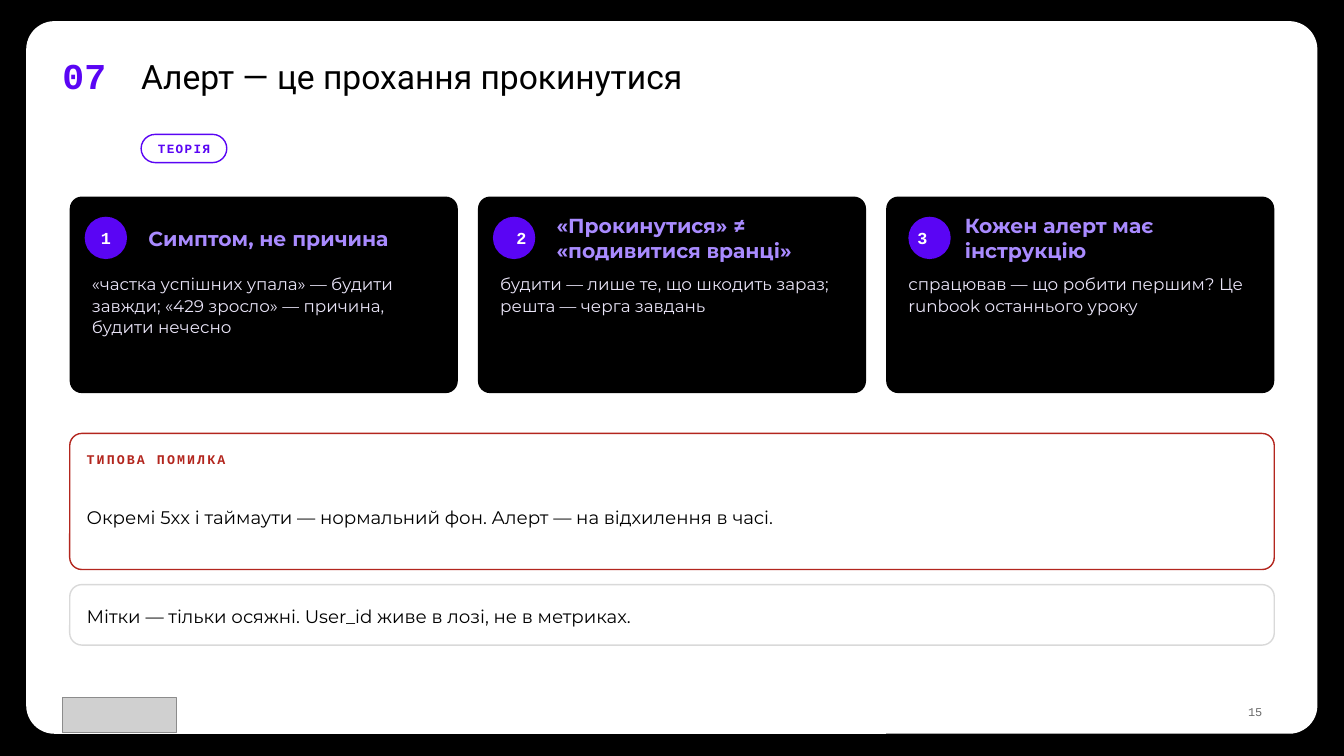
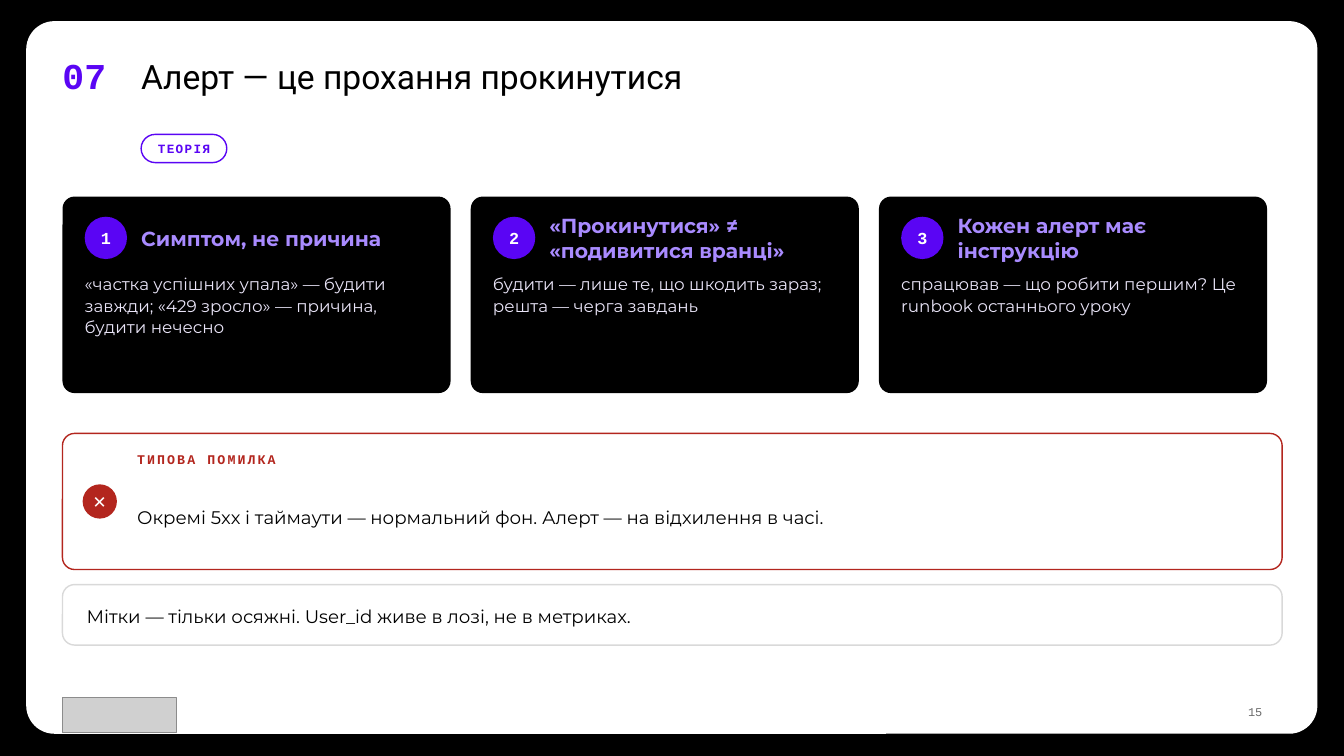
Before and after one commit to TarasFedorenkoFTV/llmops-bootcamp, a slide deck: slide 15 of docs/decks/L09.pptx. Drawn at 1344x756 pixels with LibreOffice and Linux fonts; fonts in the diff are those of the drawing; grey boxes stand for pictures; background and template pictures are left out. Boxes give left, top, right and bottom in pixels: in the first picture for what was removed or moved away, otherwise in the second. Text is boxed around its words. In the diff, an @@ line names an element or a change of style, - is before the commit and + after.

```diff
--- a/docs/decks/L09.pptx
+++ b/docs/decks/L09.pptx
@@ text "«Прокинутися» ≠ «подивитися вранці»" moved from (x1=557, y1=218, x2=792, y2=262) to (x1=549, y1=218, x2=784, y2=262) @@
@@ 6 texts, 3 rounded rectangles, 1 ellipse moved together from (x1=70, y1=197, x2=1274, y2=393) to (x1=63, y1=197, x2=1267, y2=393) @@
@@ rounded rectangle resized from (x1=70, y1=434, x2=1274, y2=570) to (x1=63, y1=434, x2=1282, y2=570) @@
@@ text "ТИПОВА ПОМИЛКА" moved from (x1=87, y1=455, x2=225, y2=464) to (x1=137, y1=455, x2=275, y2=464) @@
@@ text "Окремі 5xx і таймаути — ..." moved from (x1=87, y1=510, x2=774, y2=528) to (x1=137, y1=510, x2=824, y2=528) @@
@@ ellipse added at (x1=83, y1=484, x2=117, y2=518), fill #B3261E @@
@@ text added at (x1=83, y1=484, x2=117, y2=518), 12 pt, text #FFFFFF, bold @@
+✕
@@ rounded rectangle resized from (x1=70, y1=585, x2=1274, y2=645) to (x1=63, y1=585, x2=1282, y2=645) @@
```
Also in this commit, not shown: 13 other slides changed, 33 other files.
